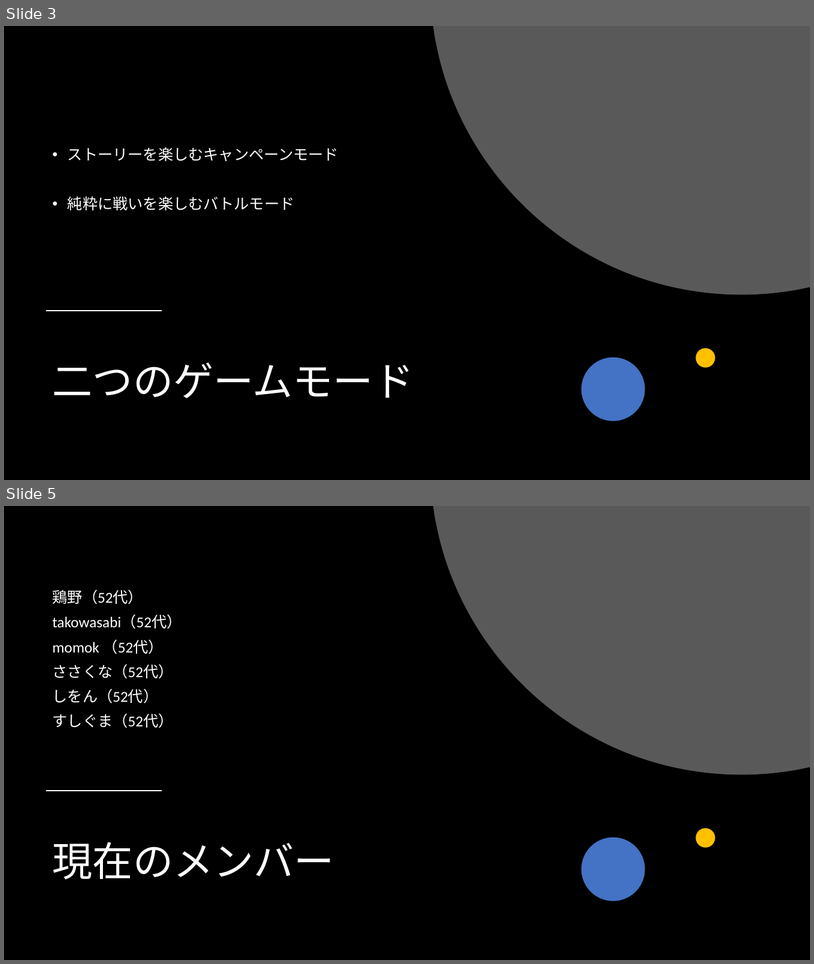
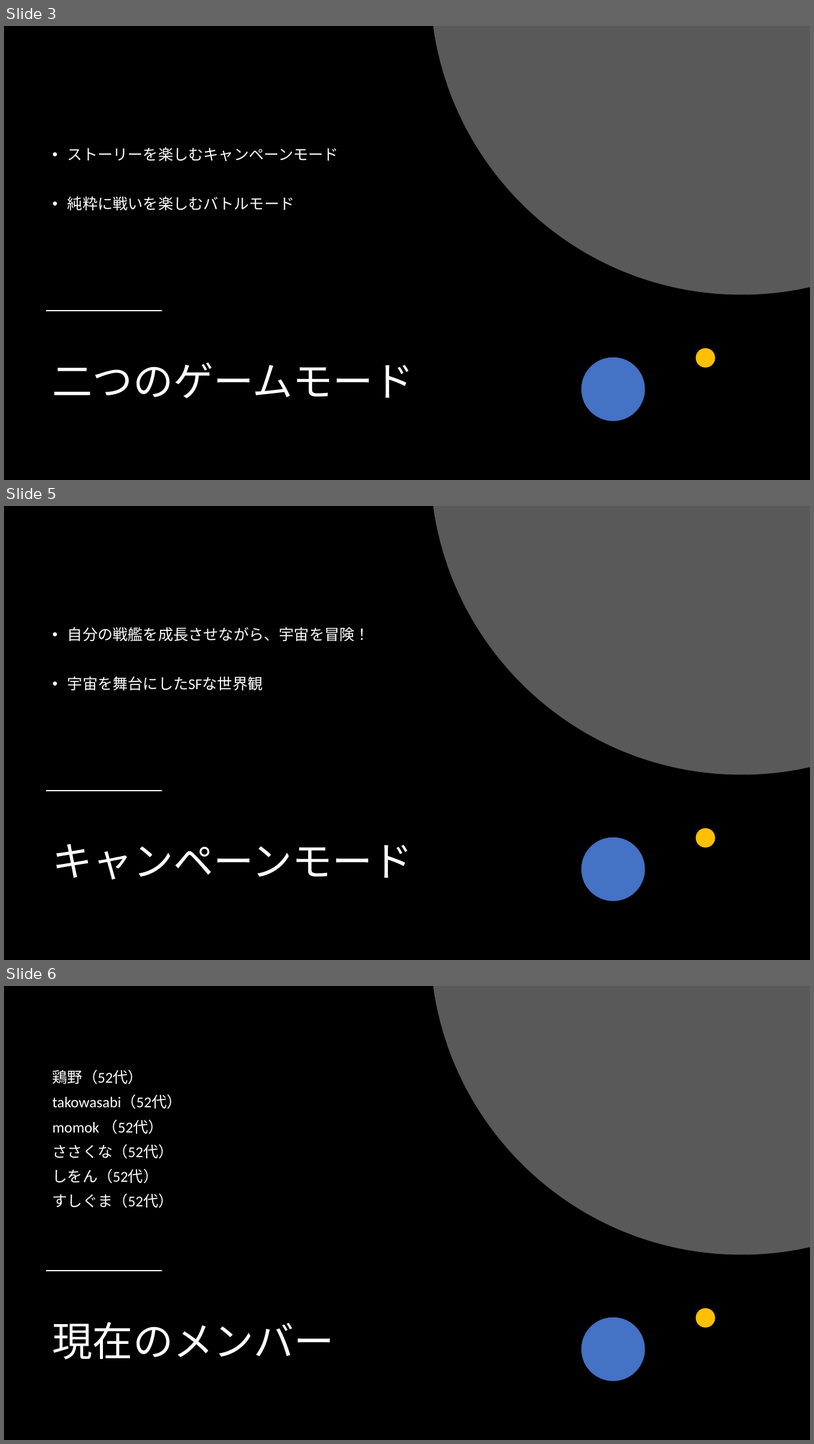
Before and after one commit to takowasaby/SpaceShip, a slide deck: 企画発表会資料.pptx. Shown one above the other, each under a label of ours: slides 3 and 5 before the commit, slides 3, 5 and 6 after it; the slides between them are not shown. The pictures are 814x964 and 814x1444 pixels, drawn with LibreOffice and Linux fonts; fonts in the diff are those of the drawing. Boxes give left, top, right and bottom in pixels: in the first picture for what was removed or moved away, otherwise in the second. Text is boxed around its words. In the diff, an @@ line names an element or a change of style, - is before the commit and + after.

```diff
--- a/企画発表会資料.pptx
+++ b/企画発表会資料.pptx
@@ slide 5 added at bbox=[4, 506, 810, 960], background #000000 @@
@@ freeform shape added at bbox=[434, 506, 810, 775], fill #595959 @@
@@ text added at bbox=[68, 627, 370, 690], 18 pt, text #FFFFFF @@
+• 自分の戦艦を成長させながら、宇宙を冒険！
+• 宇宙を舞台にしたSFな世界観
@@ line added from (47, 790) to (161, 790), #FFFFFF 1.5 pt @@
@@ ellipse added at bbox=[696, 828, 716, 847], fill #FFC000 @@
@@ title added at bbox=[53, 844, 413, 879], 48 pt, text #FFFFFF @@
+キャンペーンモード
@@ ellipse added at bbox=[582, 837, 645, 900], fill #4472C4 @@
@@ what was slide 5 is now slide 6 @@
```
Also in this commit, not shown: 3 slides changed, 4 other slides added, 1 slide removed.
